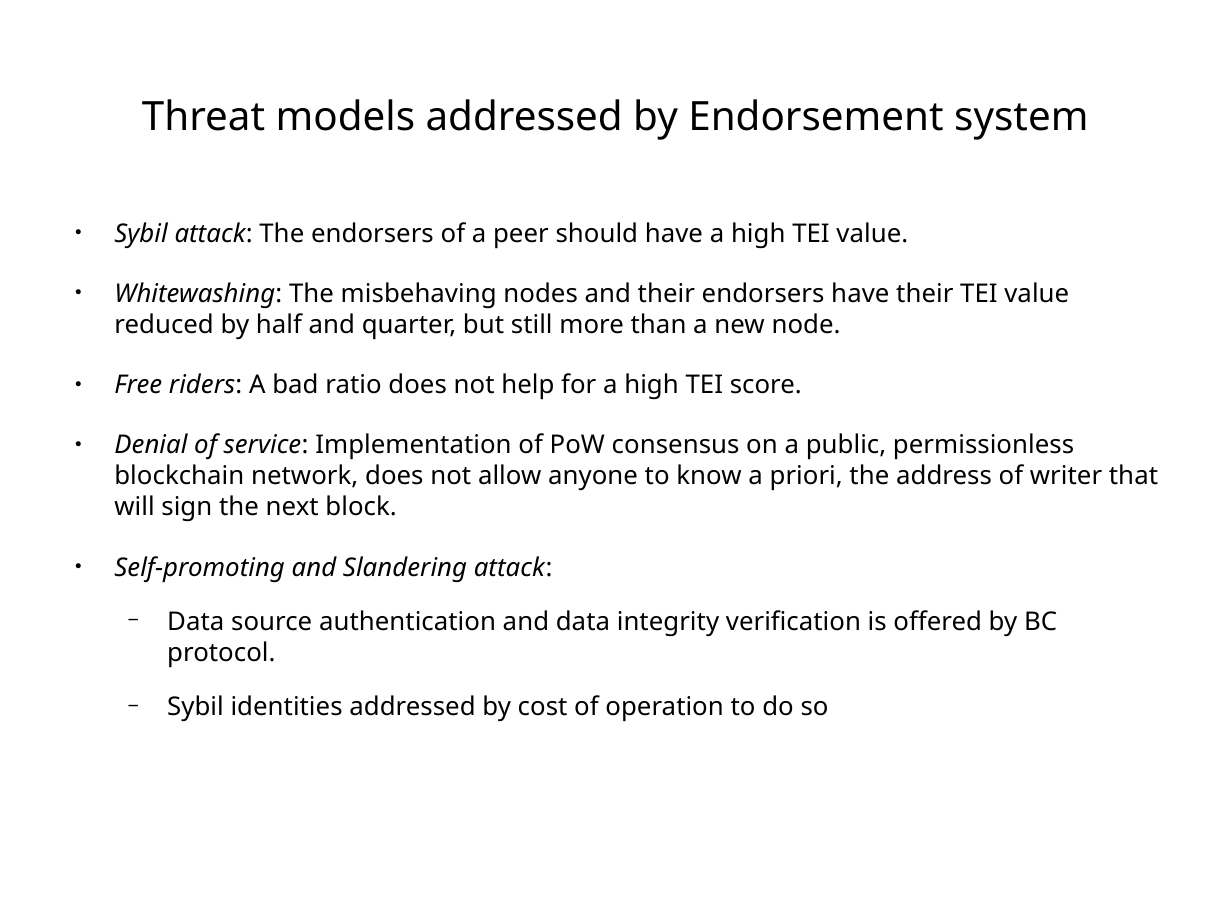
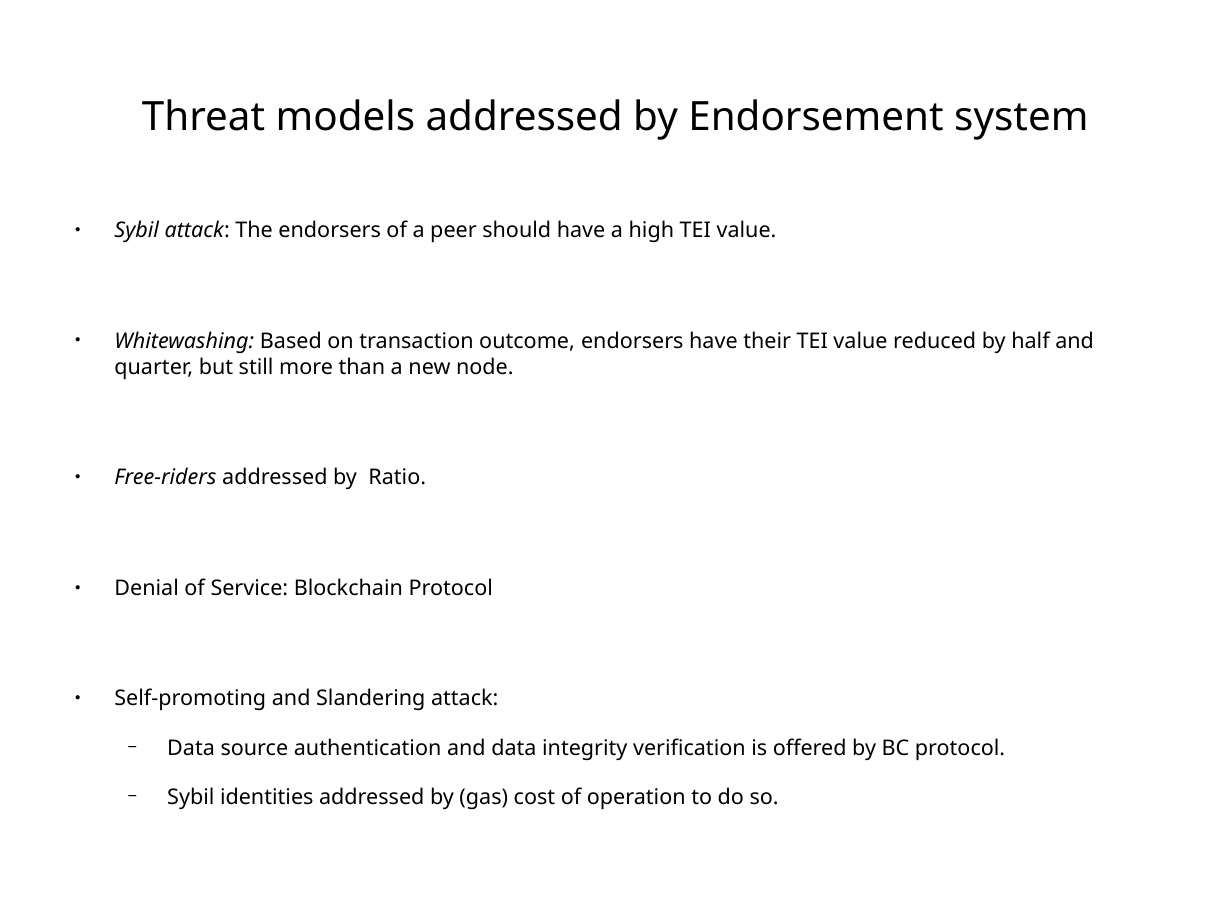
Before and after one commit to s2-t2/blockchain_reputation_system, a slide deck: slide 27 of documents/Presentation/Presentationv1.odp (slide 29 before the commit). Drawn at 1232x924 pixels with LibreOffice and Linux fonts; fonts in the diff are those of the drawing. Boxes give left, top, right and bottom in pixels: in the first picture for what was removed or moved away, otherwise in the second. Text is boxed around its words. In the diff, an @@ line names an element or a change of style, - is before the commit and + after.

```diff
--- a/documents/Presentation/Presentationv1.odp
+++ b/documents/Presentation/Presentationv1.odp
@@ text at [114,220,1005,761]: size 16.6 to 13.9 pt in "Sybil attack: The endorsers of a peer ...", "Self-promoting and Slandering attack:", "Data source authentication and data integrity verification ..."; italic off in "Self-promoting and Slandering attack:" @@
@@ text at [114,331,1094,596]: text changed; size 16.6 to 13.9 pt @@
-● Whitewashing: The misbehaving nodes and their endorsers have their TEI value reduced by half and quarter, but still more than a new node.
-● Free riders: A bad ratio does not help for a high TEI score.
-● Denial of service: Implementation of PoW consensus on a public, permissionless blockchain network, does not allow anyone to know a priori, the address of writer that will sign the next block.
+● Whitewashing: Based on transaction outcome, endorsers have their TEI value reduced by half and quarter, but still more than a new node.
+● Free-riders addressed by Ratio.
+● Denial of Service: Blockchain Protocol
@@ text at [167,787,779,810]: text changed; size 16.6 to 13.9 pt @@
-  − Sybil identities addressed by cost of operation to do so
+  − Sybil identities addressed by (gas) cost of operation to do so.
```
Also in this commit, not shown: 19 other slides changed, 14 slides added, 21 slides removed, 10 other files.
